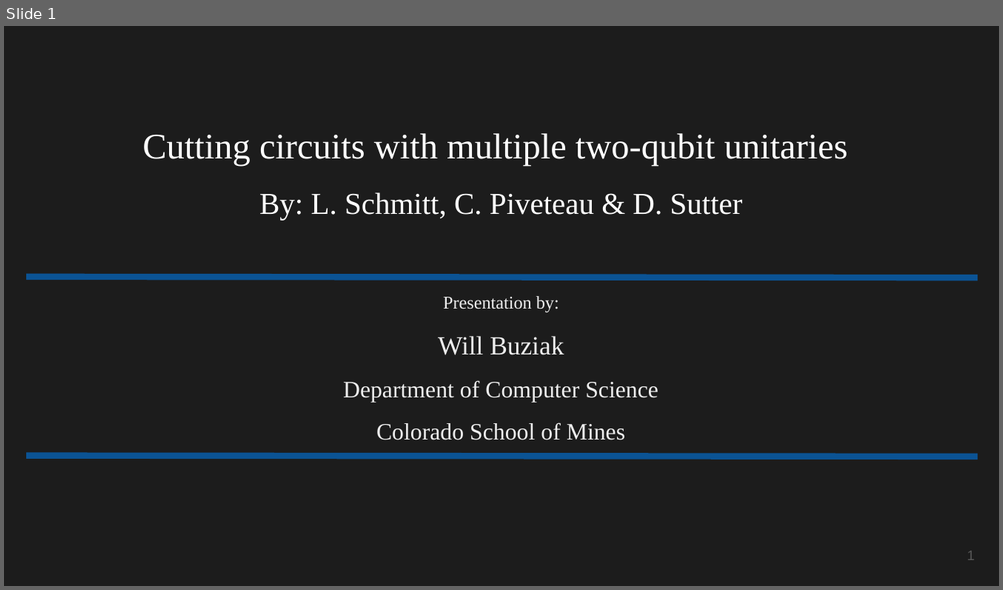
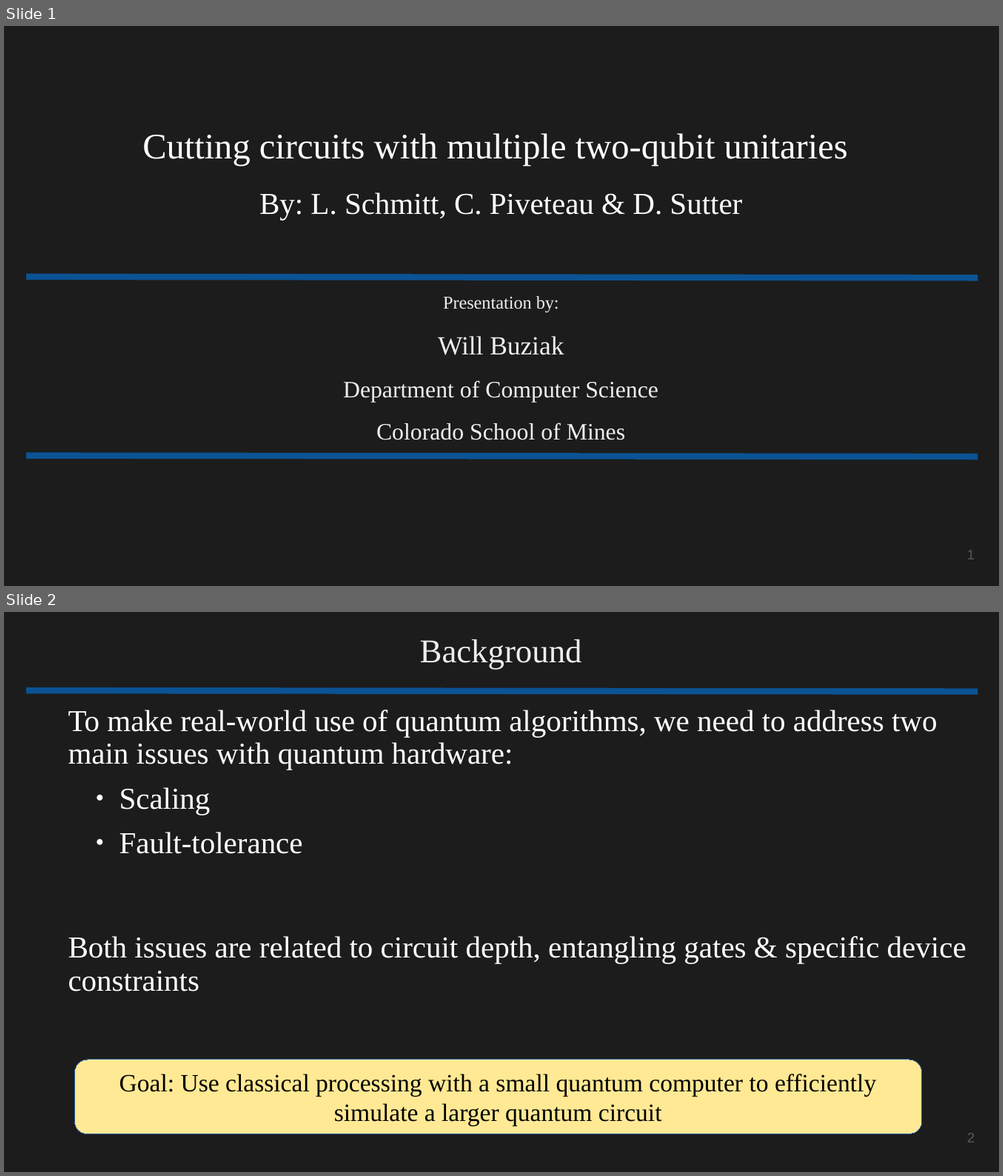
Before and after one commit to wbuziak/grad-research, a slide deck: resources/presentations/Cutting_circuits_with_multiple_two_qubit_unitaries.pptx. Shown one above the other, each under a label of ours: slide 1 before the commit, slides 1 and 2 after it. The pictures are 1003x590 and 1003x1176 pixels, drawn with LibreOffice and Linux fonts; fonts in the diff are those of the drawing. Boxes give left, top, right and bottom in pixels: in the first picture for what was removed or moved away, otherwise in the second. Text is boxed around its words. In the diff, an @@ line names an element or a change of style, - is before the commit and + after.

```diff
--- a/resources/presentations/Cutting_circuits_with_multiple_two_qubit_unitaries.pptx
+++ b/resources/presentations/Cutting_circuits_with_multiple_two_qubit_unitaries.pptx
@@ slide 2 added at (x1=4, y1=612, x2=999, y2=1172), background #1C1C1C @@
@@ title added at (x1=420, y1=639, x2=582, y2=670), 24 pt, text #EEEEEE @@
+Background
@@ line added from (26, 690) to (978, 692), #0B5394 4.51 pt @@
@@ text added at (x1=68, y1=710, x2=966, y2=992), 22 pt, text #FFFFFF @@
+To make real-world use of quantum algorithms, we need to address two main issues with quantum hardware:
+    ● Scaling
+    ● Fault-tolerance
+Both issues are related to circuit depth, entangling gates & specific device constraints
@@ rounded rectangle added at (x1=74, y1=1060, x2=921, y2=1134), fill #FFE994, outline #3465A4 0 pt, 18 pt, text #000000 @@
+Goal: Use classical processing with a small quantum computer to efficiently simulate a larger quantum circuit
@@ page number added at (x1=967, y1=1133, x2=974, y2=1143), 10 pt, text #595959 @@
+2
```
Also in this commit, not shown: 3 slides changed, 7 other slides added, 4 slides removed.
